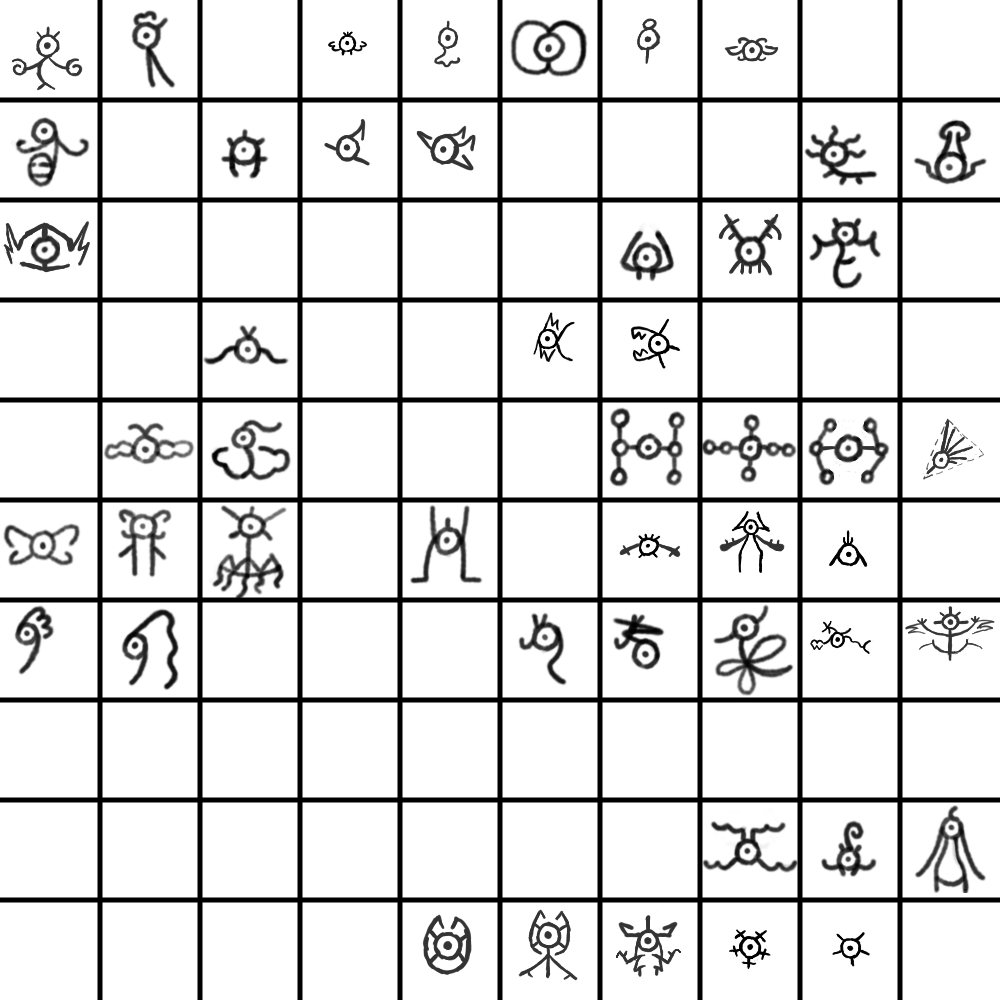
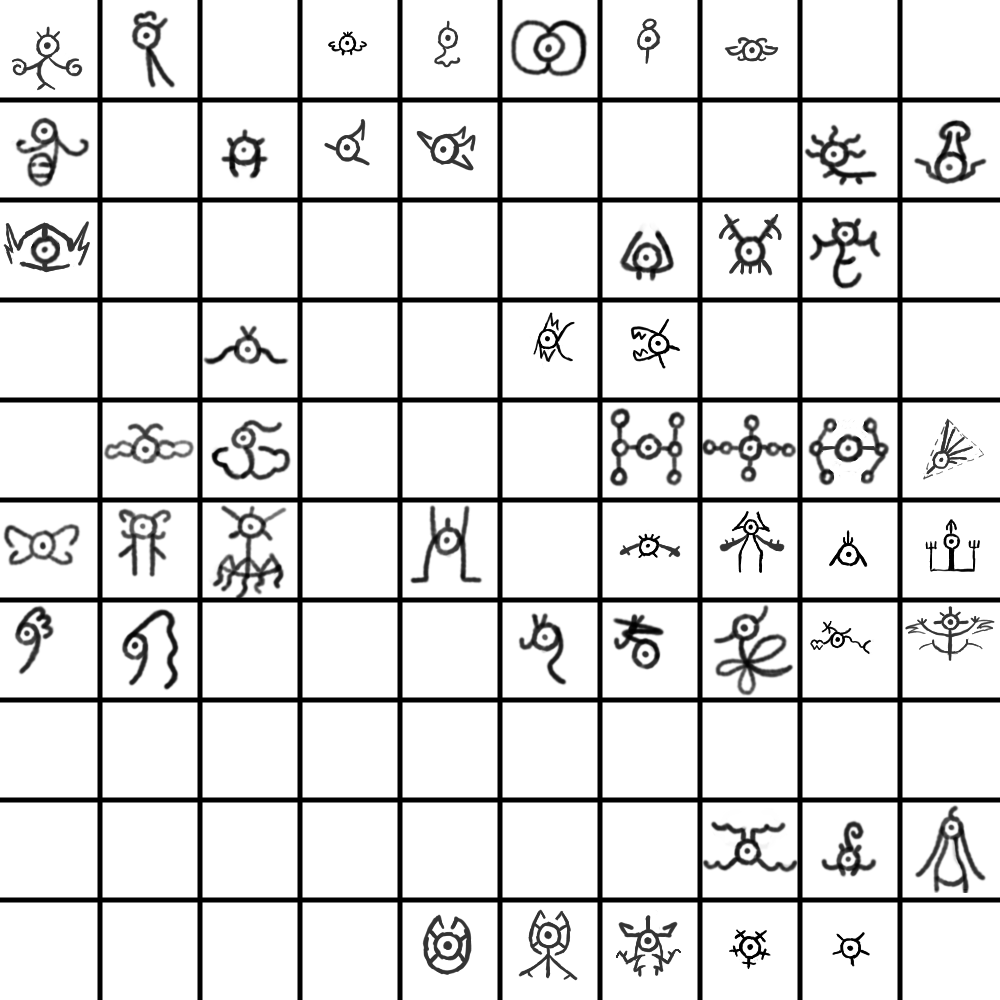
Revision of a layered 1000 × 1000 image; what changed, layer by layer:
painted on "Paint Layer 1" over [925, 519, 980, 572]
